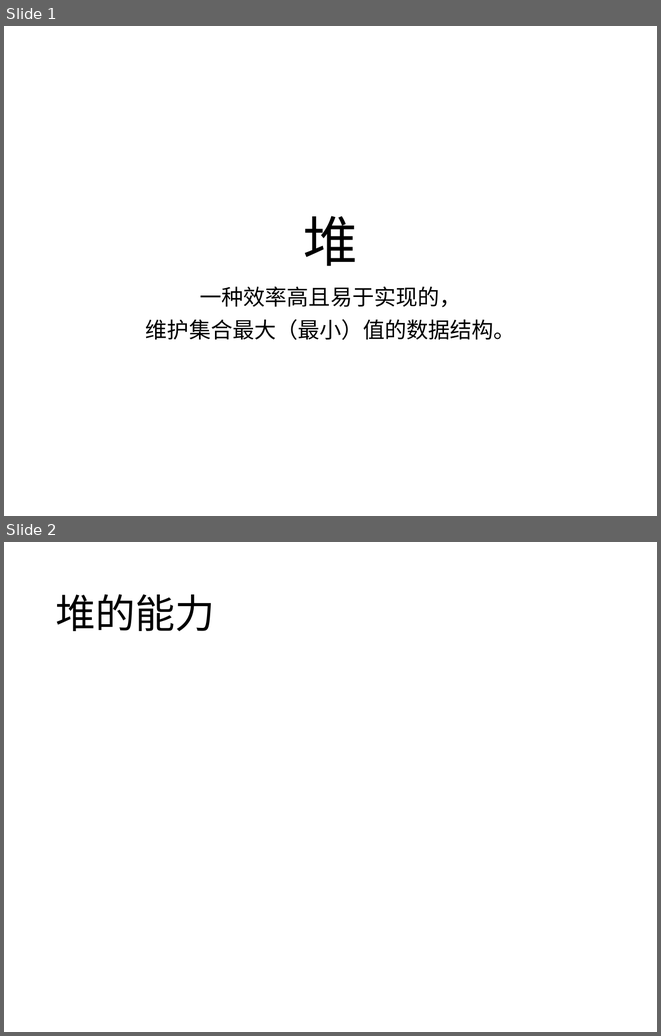
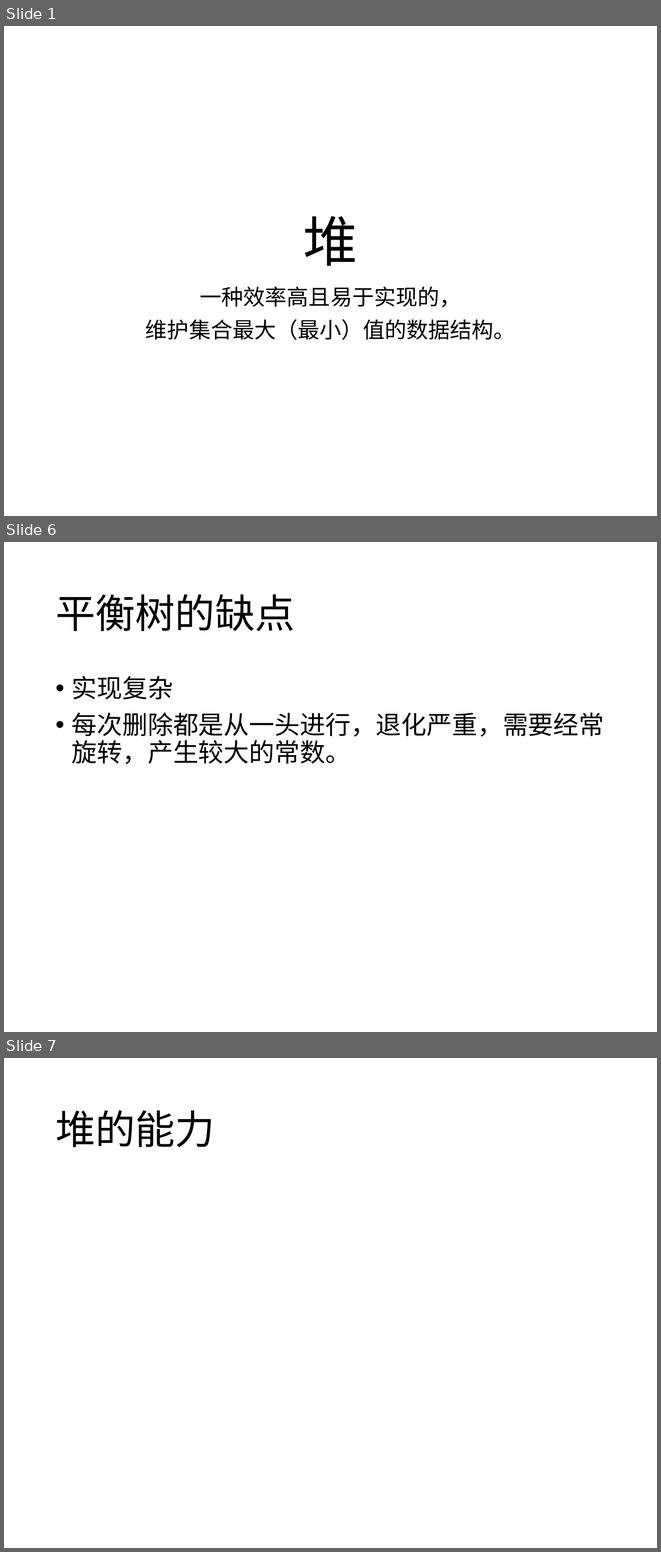
Before and after one commit to A0nameless0man/Pile, a slide deck: Algorithms/Data_Structure/HeapBasedPriorityQueue/Heap.pptx. Shown one above the other, each under a label of ours: slides 1 and 2 before the commit, slides 1, 6 and 7 after it; the slides between them are not shown. The pictures are 661x1036 and 661x1552 pixels, drawn with LibreOffice and Linux fonts; fonts in the diff are those of the drawing; grey boxes stand for pictures. Boxes give left, top, right and bottom in pixels: in the first picture for what was removed or moved away, otherwise in the second. Text is boxed around its words. In the diff, an @@ line names an element or a change of style, - is before the commit and + after.

```diff
--- a/Algorithms/Data_Structure/HeapBasedPriorityQueue/Heap.pptx
+++ b/Algorithms/Data_Structure/HeapBasedPriorityQueue/Heap.pptx
@@ slide 6 added at <box>4,542,657,1032</box>, background #FFFFFF @@
@@ title added at <box>55,594,295,631</box>, 44 pt, text #000000 @@
+平衡树的缺点
@@ text added at <box>72,676,604,764</box>, 28 pt, text #000000 @@
+• 实现复杂
+• 每次删除都是从一头进行，退化严重，需要经常旋转，产生较大的常数。
@@ what was slide 2 is now slide 7 @@
```
Also in this commit, not shown: 2 slides changed, 5 other slides added.
